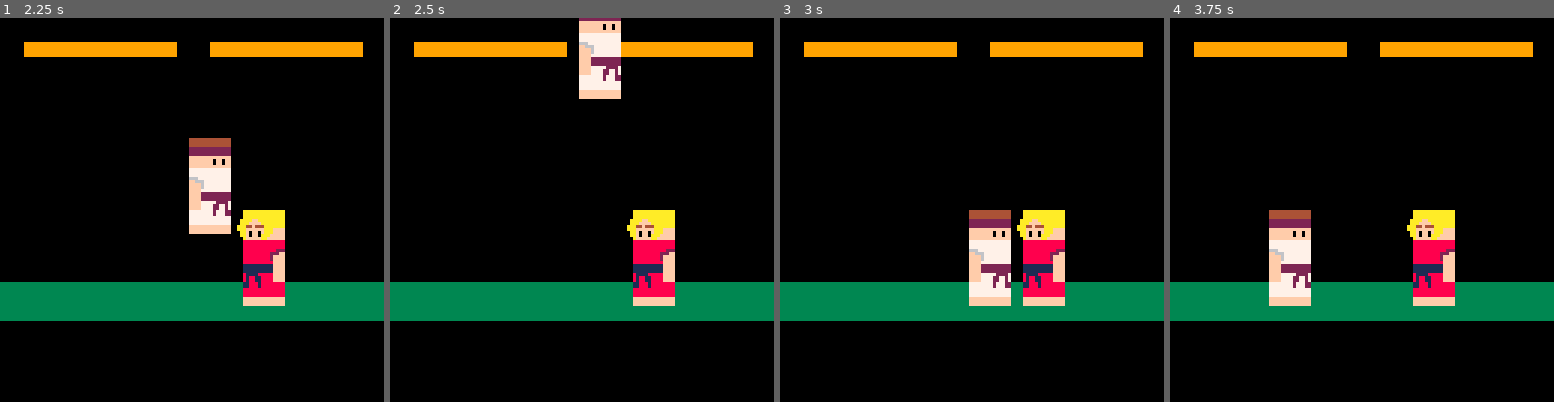
Above: before the commit, frames 1-4 (left to right).
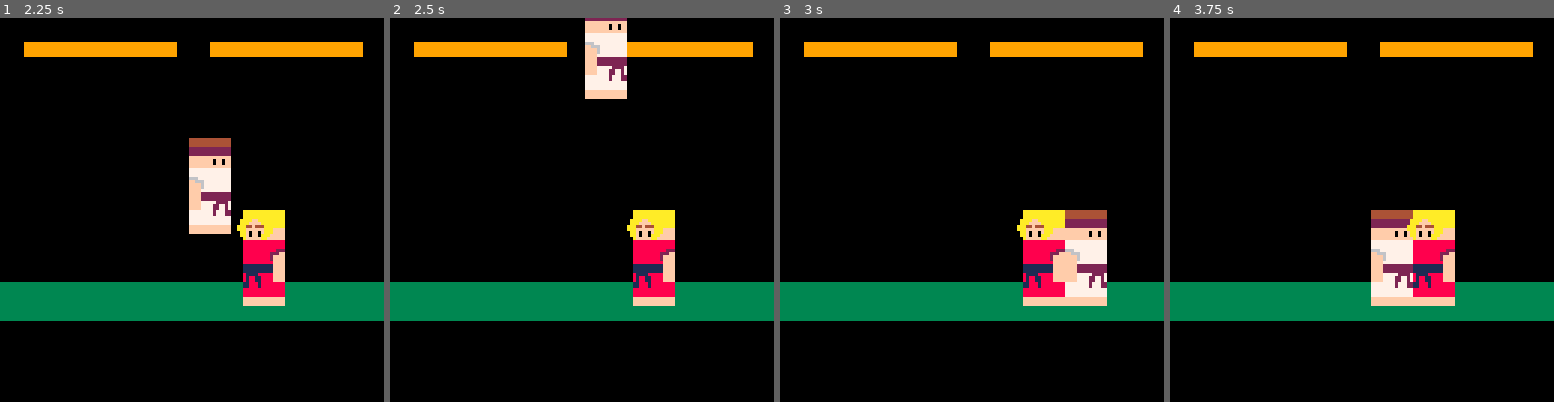
Above: after the commit, the same moments.

Repository: Trifectuh/Fantasy-Console-Projects
Game: PICO-8 cartridge picofight.p8
Same seed, same stepped clock (60 frames per second), same inputs: the game is played once before the commit and once after it.
Inputs:
- Up to frame 1 (2.25 s): hold Right 1.6-2.1 s; hold Up from 2.15 s (still down)
- Up to frame 2 (2.5 s): release Up at 2.42 s; hold Right from 2.47 s (still down)
- Up to frame 3 (3 s): keep holding Right
- Up to frame 4 (3.75 s): release Right at 3.03 s; hold Left 3.08-3.58 s

Frame 1 is identical in both runs. In frame 2, 1.0% of the frame differs, in the area x 49-62%, y 0-22%; in frame 3, 5.4%, in the area x 49-86%, y 50-75%; in frame 4, 5.4%.

Commit message:
jumping!
now you can cross fools up

Diff:
--- a/picofight.p8
+++ b/picofight.p8
@@ -69,14 +69,17 @@
 	if id == player1 then
 		op = player0
 		controller = 1 end
-
---move player if right is
---pressed
+--check for button press
 	if (btn(1,controller)) then
-		if id.x+18==op.x then
-			id.dx=0
-		else
-			id.dx=1
+--check collision with opponent
+			if id.x+18==op.x then
+				id.dx=0
+--ignore collision if someone
+--is airborn
+			if id.y<64 or op.y<64 then
+				id.dx=1 end
+--move right
+			else id.dx=1
 		end
 	end
 end
@@ -91,14 +94,17 @@
 	if id == player1 then
 		op = player0
 		controller = 1 end
-
---move player if left is
---pressed
+--check for button press
 	if (btn(0,controller)) then
-		if id.x-18==op.x then
-			id.dx=0
-		else
-			id.dx=-1
+--check collision with opponent
+			if id.x-18==op.x then
+				id.dx=0
+--ignore collision if someone
+--is airborn
+			if id.y<64 or op.y<64 then
+				id.dx=-1 end
+--move left
+			else id.dx=-1
 		end
 	end
 end
